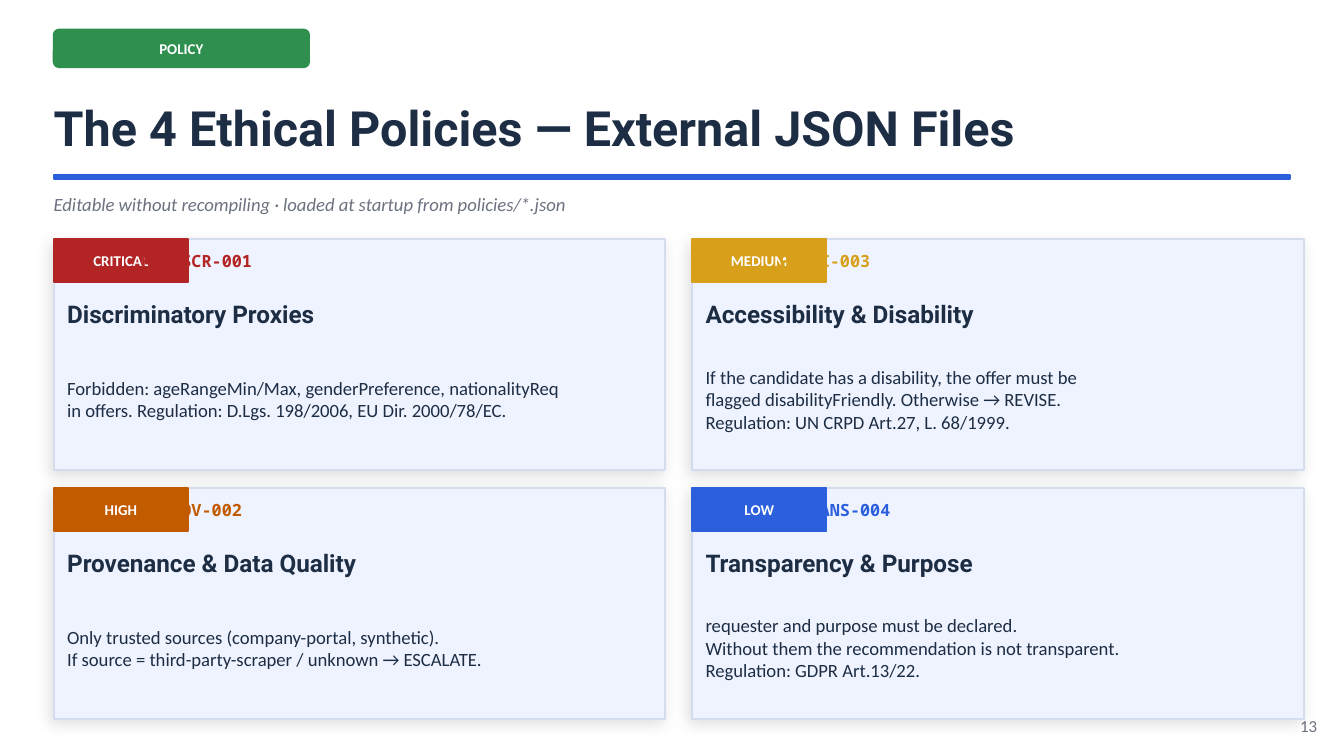
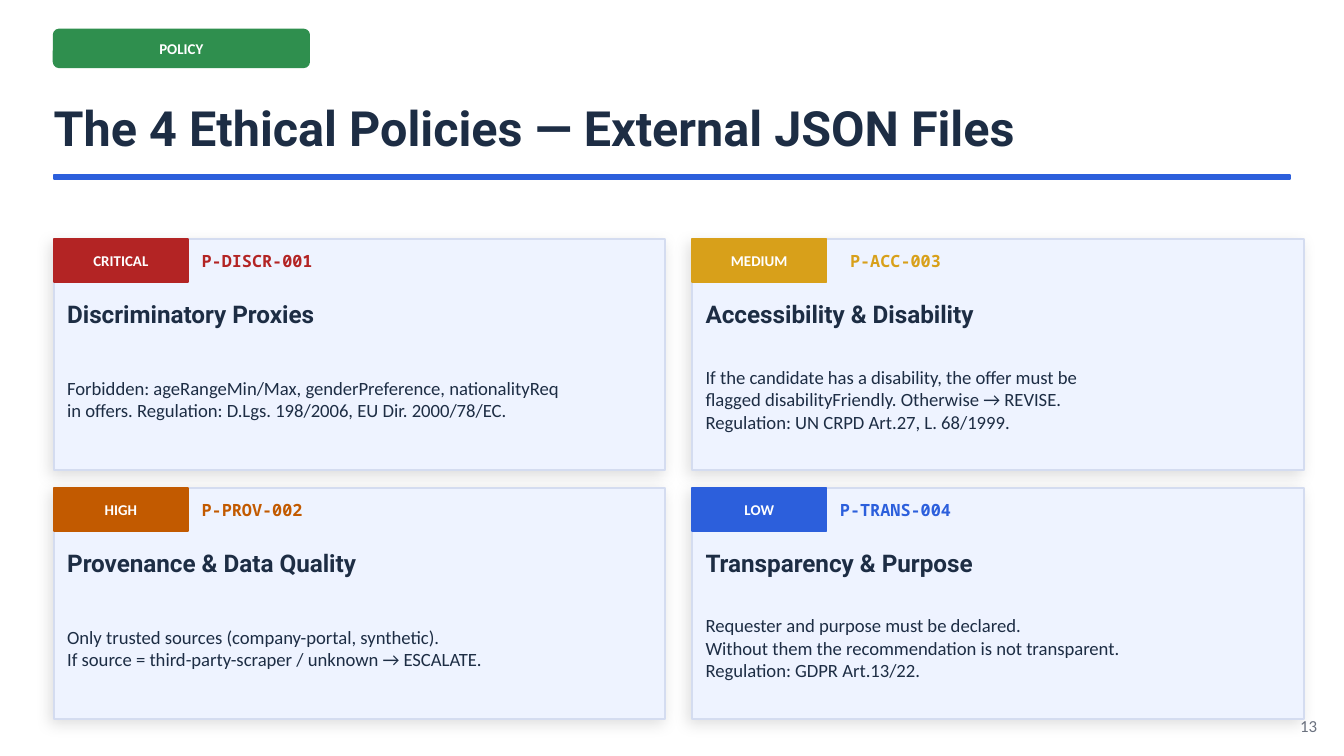
Before and after one commit to ediscota/SOSE-Homework, a slide deck: slide 12 of slides/SoSE-Employment-DaaS-EaaS.pptx (slide 13 before the commit). Drawn at 1344x756 pixels with LibreOffice and Linux fonts; fonts in the diff are those of the drawing. Boxes give left, top, right and bottom in pixels: in the first picture for what was removed or moved away, otherwise in the second. Text is boxed around its words. In the diff, an @@ line names an element or a change of style, - is before the commit and + after.

```diff
--- a/slides/SoSE-Employment-DaaS-EaaS.pptx
+++ b/slides/SoSE-Employment-DaaS-EaaS.pptx
@@ text removed at [54, 198, 566, 214] @@
-Editable without recompiling · loaded at startup from policies/*.json
@@ 4 texts: place and size @@
-4 texts at [141, 251, 890, 521]
+4 texts at [202, 255, 951, 516]
@@ text at [706, 619, 1021, 635]: text changed @@
-requester and purpose must be declared.
+Requester and purpose must be declared.
```
Also in this commit, not shown: 13 other slides changed, 1 slide removed, 1 other file.
